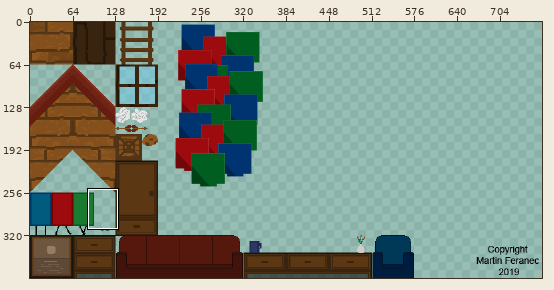
File history of a sprite sheet, _games/the-flying-house/Flying-House.png. Above: a wide view before the commit, with the close-up outlined.
Close-up. Before the commit:
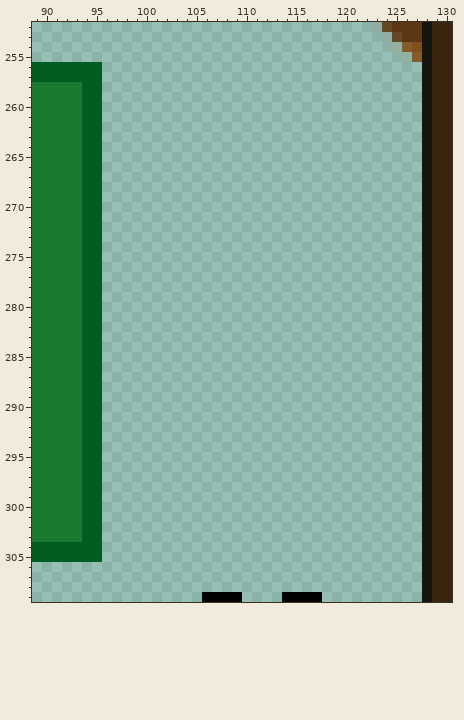
The file is 768x384 pixels. Pixels under 10% opacity are left out. Colours within 5 levels of each other are drawn and written as one. Shown: x 89..130, y 252..309. The wide view leaves out empty margins.
The result:
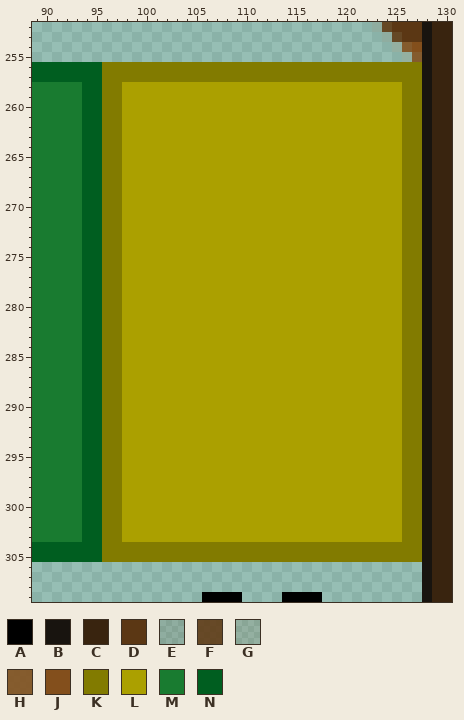
Palette (. is transparent): A #000000  B #18140f  C #39240f  D #5b3714  E #60391320  F #603913e0  G #834f1c20  H #834f1ce0  J #834f1c  K #827b00  L #aba000  M #197b30  N #005e20
Edits made:
Changed rows in their new state; - is an unchanged pixel.
first column x 96:
256 KKKKKKKKKKKKKKKKKKKKKKKKKKKKKKKK
257 KKKKKKKKKKKKKKKKKKKKKKKKKKKKKKKK
258 KKLLLLLLLLLLLLLLLLLLLLLLLLLLLLKK
259 KKLLLLLLLLLLLLLLLLLLLLLLLLLLLLKK
260 KKLLLLLLLLLLLLLLLLLLLLLLLLLLLLKK
261 KKLLLLLLLLLLLLLLLLLLLLLLLLLLLLKK
262 KKLLLLLLLLLLLLLLLLLLLLLLLLLLLLKK
263 KKLLLLLLLLLLLLLLLLLLLLLLLLLLLLKK
264 KKLLLLLLLLLLLLLLLLLLLLLLLLLLLLKK
265 KKLLLLLLLLLLLLLLLLLLLLLLLLLLLLKK
266 KKLLLLLLLLLLLLLLLLLLLLLLLLLLLLKK
267 KKLLLLLLLLLLLLLLLLLLLLLLLLLLLLKK
268 KKLLLLLLLLLLLLLLLLLLLLLLLLLLLLKK
269 KKLLLLLLLLLLLLLLLLLLLLLLLLLLLLKK
270 KKLLLLLLLLLLLLLLLLLLLLLLLLLLLLKK
271 KKLLLLLLLLLLLLLLLLLLLLLLLLLLLLKK
272 KKLLLLLLLLLLLLLLLLLLLLLLLLLLLLKK
273 KKLLLLLLLLLLLLLLLLLLLLLLLLLLLLKK
274 KKLLLLLLLLLLLLLLLLLLLLLLLLLLLLKK
275 KKLLLLLLLLLLLLLLLLLLLLLLLLLLLLKK
276 KKLLLLLLLLLLLLLLLLLLLLLLLLLLLLKK
277 KKLLLLLLLLLLLLLLLLLLLLLLLLLLLLKK
278 KKLLLLLLLLLLLLLLLLLLLLLLLLLLLLKK
279 KKLLLLLLLLLLLLLLLLLLLLLLLLLLLLKK
280 KKLLLLLLLLLLLLLLLLLLLLLLLLLLLLKK
281 KKLLLLLLLLLLLLLLLLLLLLLLLLLLLLKK
282 KKLLLLLLLLLLLLLLLLLLLLLLLLLLLLKK
283 KKLLLLLLLLLLLLLLLLLLLLLLLLLLLLKK
284 KKLLLLLLLLLLLLLLLLLLLLLLLLLLLLKK
285 KKLLLLLLLLLLLLLLLLLLLLLLLLLLLLKK
286 KKLLLLLLLLLLLLLLLLLLLLLLLLLLLLKK
287 KKLLLLLLLLLLLLLLLLLLLLLLLLLLLLKK
288 KKLLLLLLLLLLLLLLLLLLLLLLLLLLLLKK
289 KKLLLLLLLLLLLLLLLLLLLLLLLLLLLLKK
290 KKLLLLLLLLLLLLLLLLLLLLLLLLLLLLKK
291 KKLLLLLLLLLLLLLLLLLLLLLLLLLLLLKK
292 KKLLLLLLLLLLLLLLLLLLLLLLLLLLLLKK
293 KKLLLLLLLLLLLLLLLLLLLLLLLLLLLLKK
294 KKLLLLLLLLLLLLLLLLLLLLLLLLLLLLKK
295 KKLLLLLLLLLLLLLLLLLLLLLLLLLLLLKK
296 KKLLLLLLLLLLLLLLLLLLLLLLLLLLLLKK
297 KKLLLLLLLLLLLLLLLLLLLLLLLLLLLLKK
298 KKLLLLLLLLLLLLLLLLLLLLLLLLLLLLKK
299 KKLLLLLLLLLLLLLLLLLLLLLLLLLLLLKK
300 KKLLLLLLLLLLLLLLLLLLLLLLLLLLLLKK
301 KKLLLLLLLLLLLLLLLLLLLLLLLLLLLLKK
302 KKLLLLLLLLLLLLLLLLLLLLLLLLLLLLKK
303 KKLLLLLLLLLLLLLLLLLLLLLLLLLLLLKK
304 KKKKKKKKKKKKKKKKKKKKKKKKKKKKKKKK
305 KKKKKKKKKKKKKKKKKKKKKKKKKKKKKKKK
Pixel boxes of the changes (left, top, right, bottom) in both close-ups:
added: (102, 62, 422, 562)
